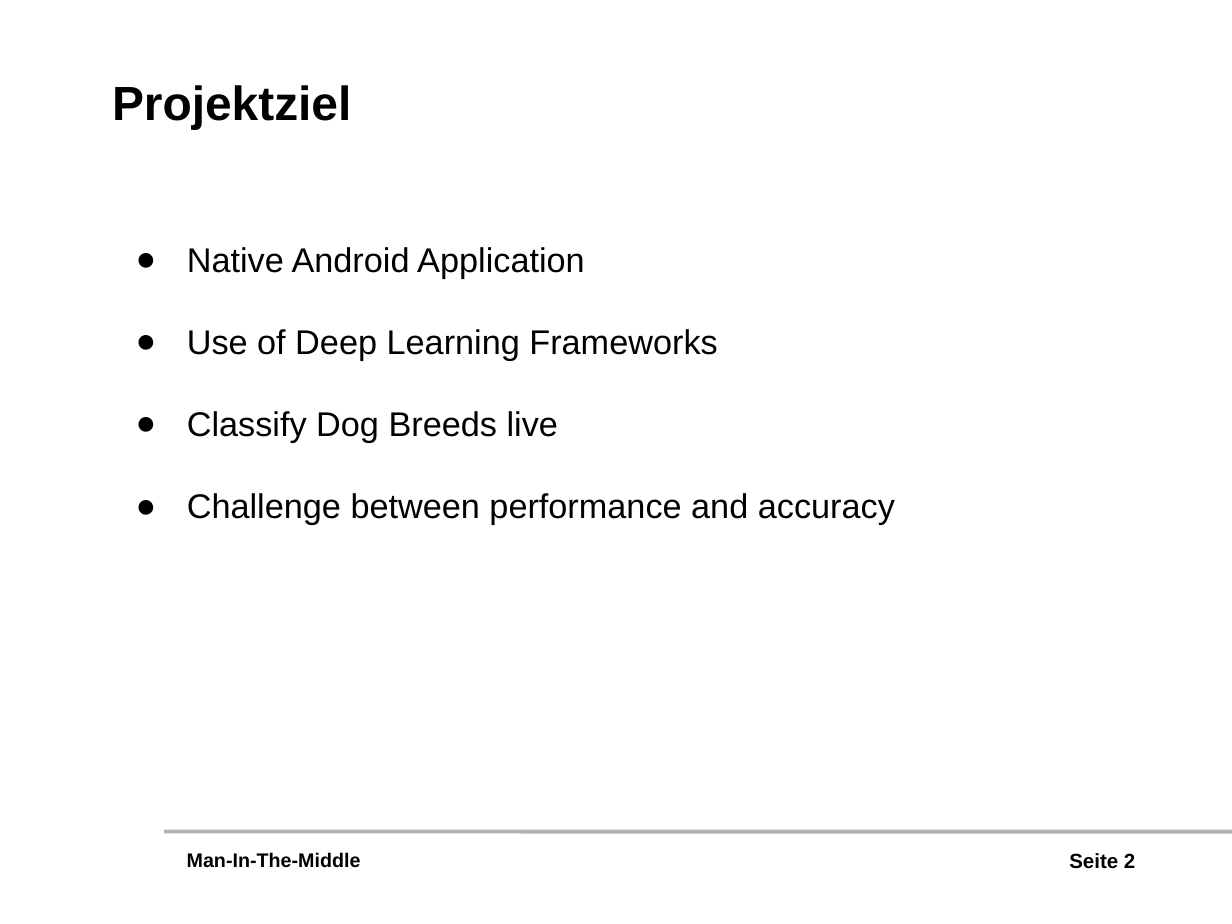
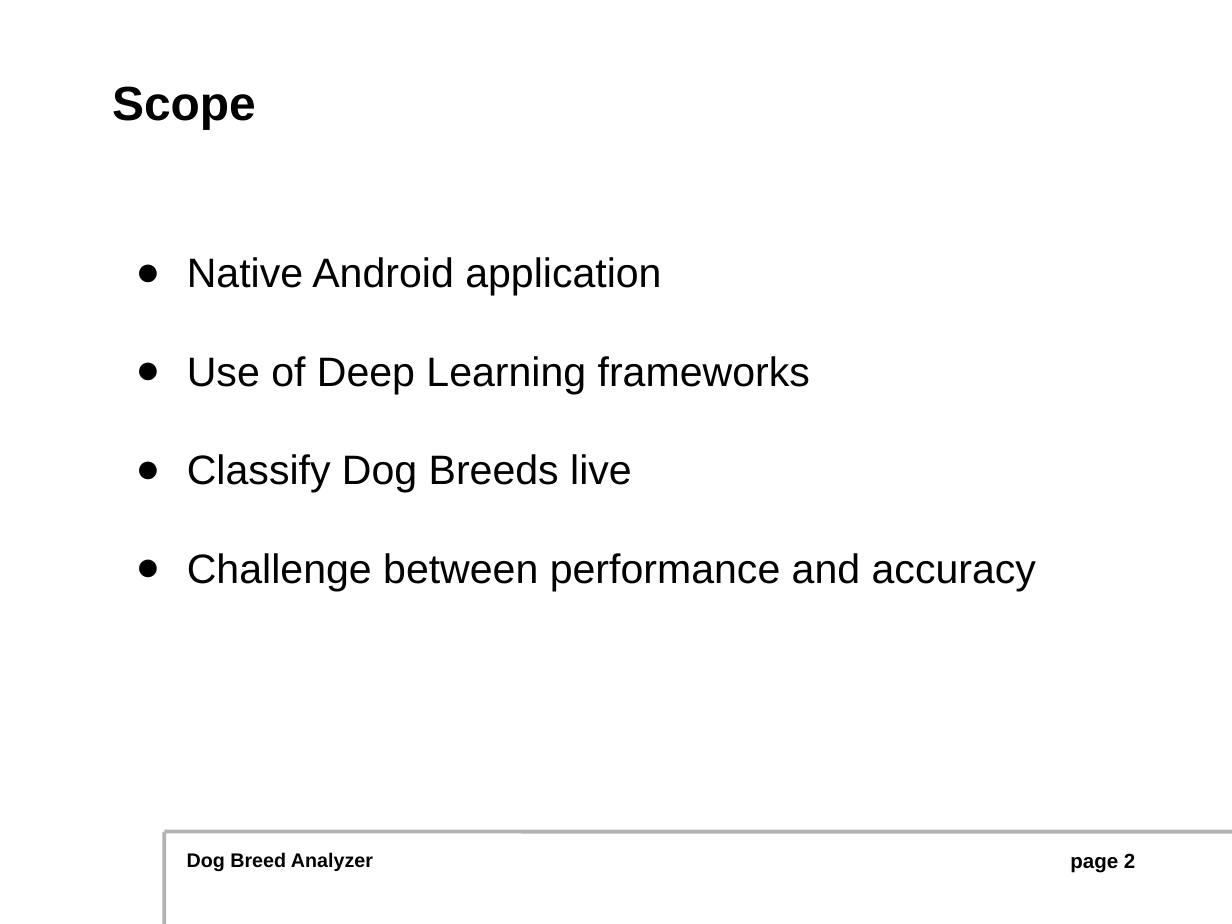
Before and after one commit to awilsee/dl, a slide deck: slide 2 of Präsentation/Präsentation.pptx. Drawn at 1232x924 pixels with LibreOffice and Linux fonts; fonts in the diff are those of the drawing; background and template pictures are left out. Boxes give left, top, right and bottom in pixels: in the first picture for what was removed or moved away, otherwise in the second. Text is boxed around its words. In the diff, an @@ line names an element or a change of style, - is before the commit and + after.

```diff
--- a/Präsentation/Präsentation.pptx
+++ b/Präsentation/Präsentation.pptx
@@ text at (x1=112, y1=86, x2=256, y2=130): text changed @@
-Projektziel
+Scope
@@ text at (x1=187, y1=257, x2=810, y2=394): text changed; size 20 to 24 pt @@
-● Native Android Application
-● Use of Deep Learning Frameworks
+● Native Android application
+● Use of Deep Learning frameworks
@@ text at (x1=187, y1=454, x2=1036, y2=591): size 20 to 24 pt in "Classify Dog Breeds live", "Challenge between performance and accuracy" @@
@@ freeform shape added at (x1=164, y1=832, x2=164, y2=924), outline #B2B2B2 2.24 pt @@
@@ text at (x1=187, y1=852, x2=373, y2=871): text changed @@
-Man-In-The-Middle
+Dog Breed Analyzer
@@ page number at (x1=1070, y1=853, x2=1135, y2=873): text changed @@
-Seite 2
+page 2
```
Also in this commit, not shown: 3 other slides changed, 3 slides added, 1 slide removed, 1 other file.
